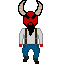
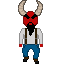
Layered file, before and after one edit (w=64, h=64). Changes by layer:
added layer "Layer 5" above "Layer 2" over left=18, top=0, right=43, bottom=26
